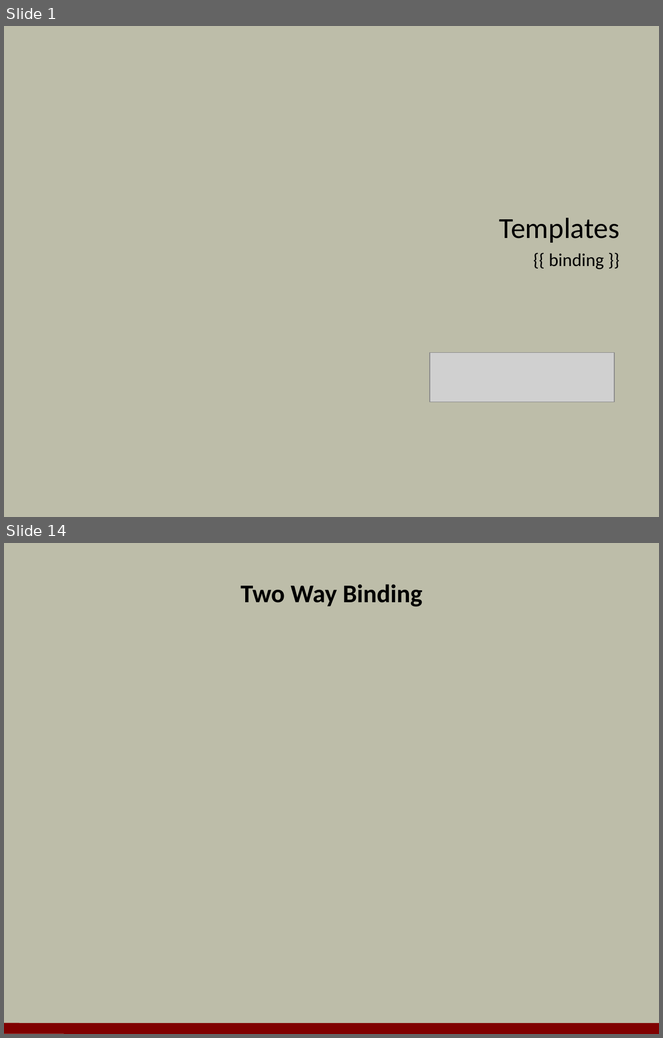
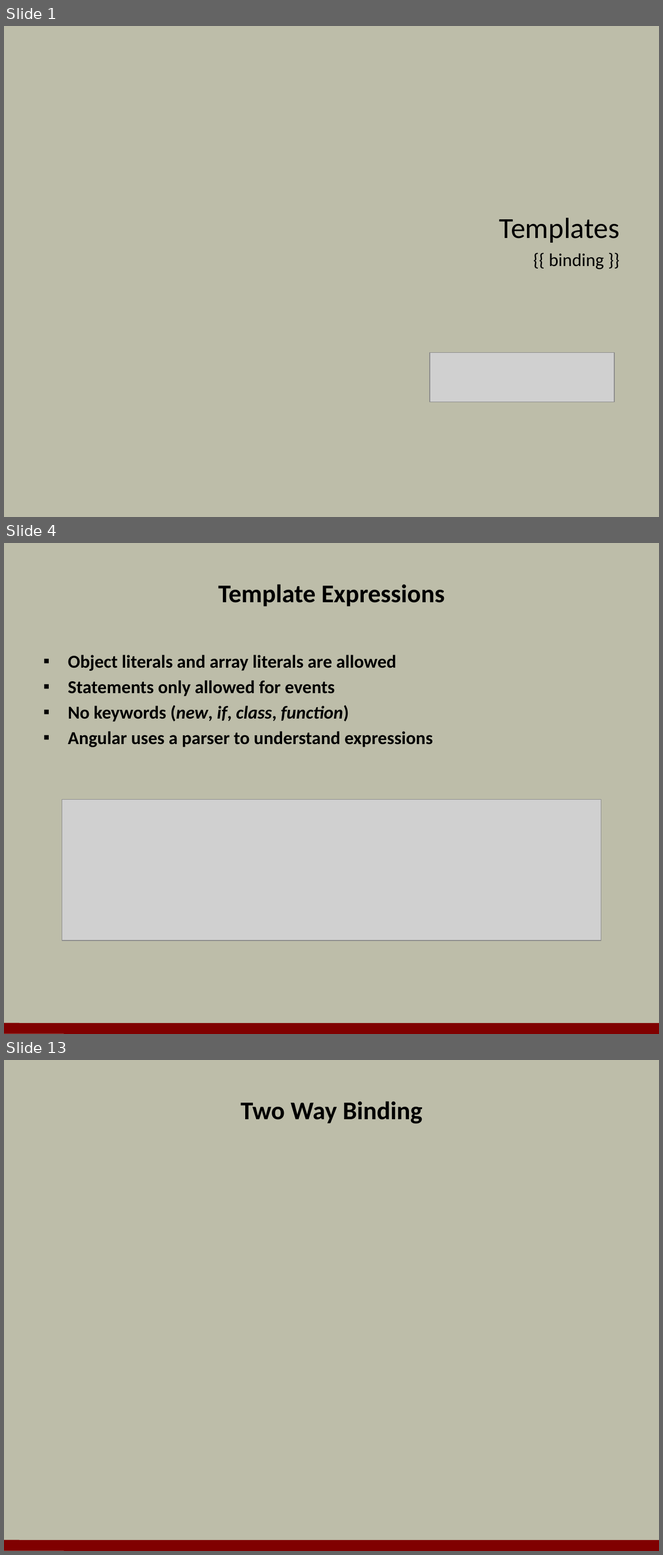
Before and after one commit to OdeToCode/classes, a slide deck: angular2/slides/05_templates.pptx. Shown one above the other, each under a label of ours: slides 1 and 14 before the commit, slides 1, 4 and 13 after it; the slides between them are not shown. The pictures are 663x1038 and 663x1555 pixels, drawn with LibreOffice and Linux fonts; fonts in the diff are those of the drawing; grey boxes stand for pictures; background and template pictures are left out. Boxes give left, top, right and bottom in pixels: in the first picture for what was removed or moved away, otherwise in the second. Text is boxed around its words. In the diff, an @@ line names an element or a change of style, - is before the commit and + after.

```diff
--- a/angular2/slides/05_templates.pptx
+++ b/angular2/slides/05_templates.pptx
@@ slide 4 added at box(4, 543, 659, 1034), background #BDBDA9; not listed: 1 template element that a slide beside it also shows @@
@@ title added at box(218, 584, 445, 606), 28 pt, text #000000, bold @@
+Template Expressions
@@ text added at box(68, 655, 433, 747), 20 pt, text #000000, bold @@
+▪ Object literals and array literals are allowed
+▪ Statements only allowed for events
+▪ No keywords (new, if, class, function)
+▪ Angular uses a parser to understand expressions
@@ picture added at box(62, 800, 601, 941) @@
@@ what was slide 14 is now slide 13 @@
```
Also in this commit, not shown: 7 slides changed, 3 other slides added, 5 slides removed.
